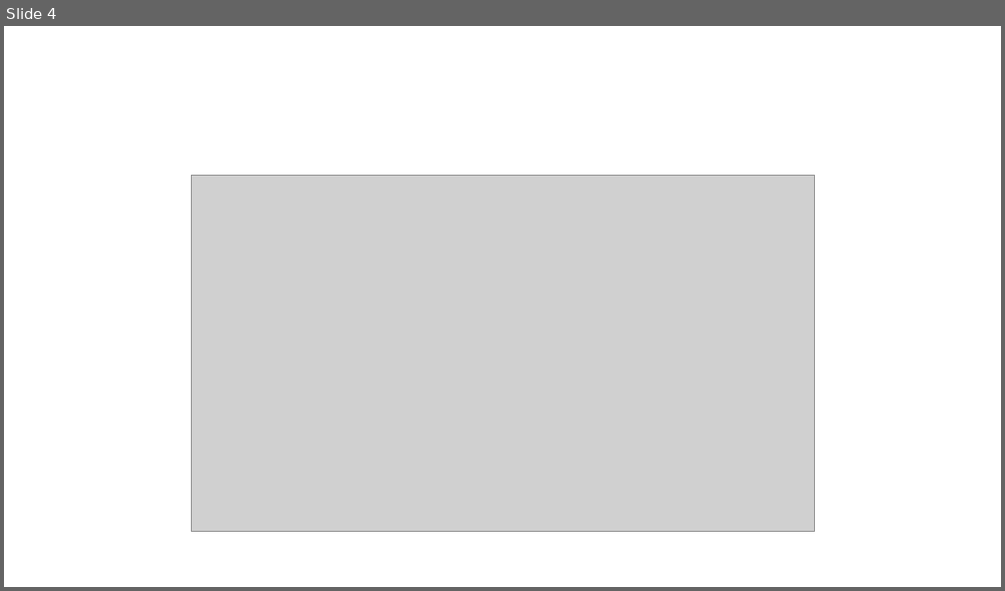
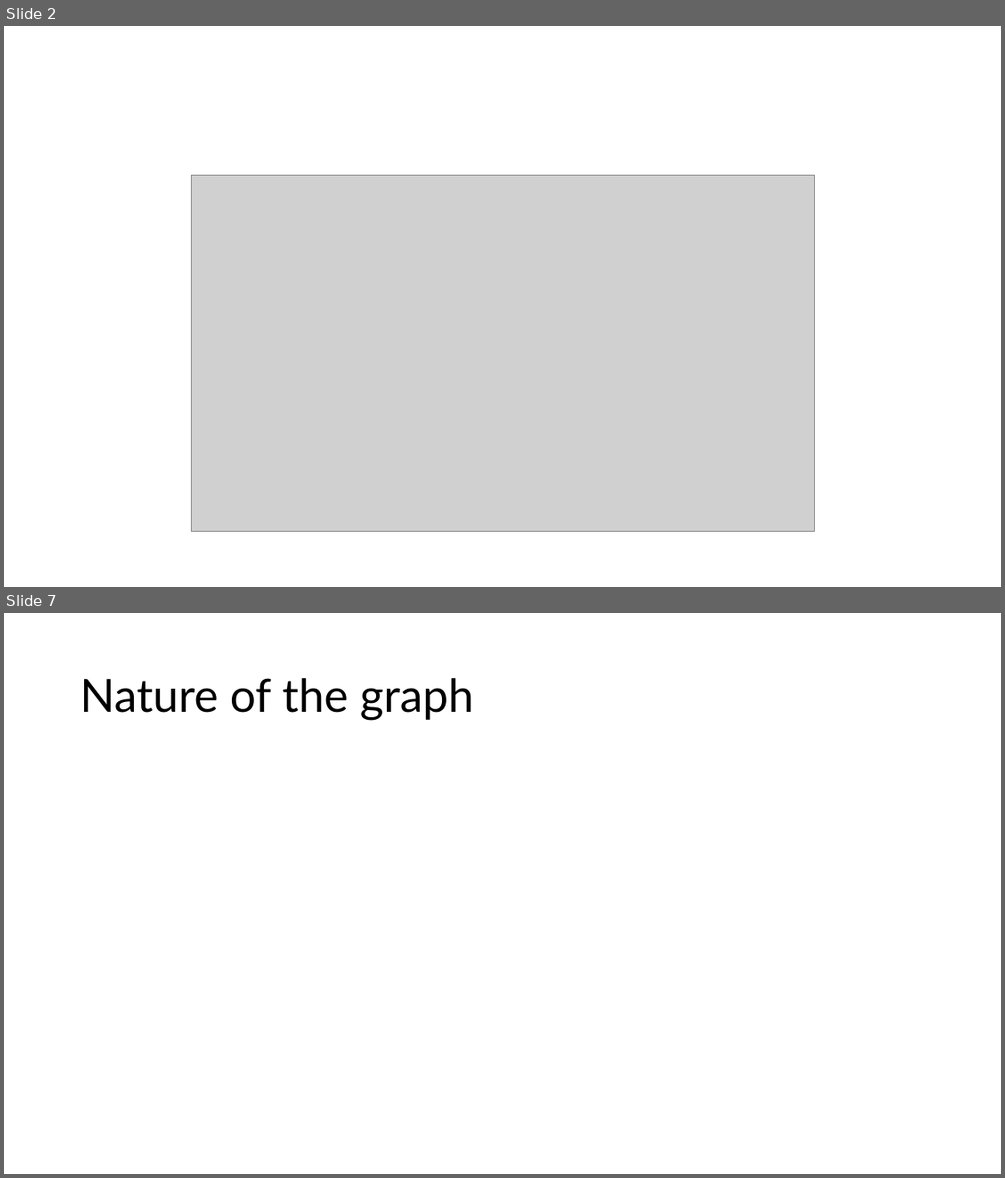
Before and after one commit to MattThePerson/SNA_Project_2024, a slide deck: Project Materials/Semiar Presentation.pptx. Shown one above the other, each under a label of ours: slide 4 before the commit, slides 2 and 7 after it; the slides between them are not shown. The pictures are 1005x591 and 1005x1178 pixels, drawn with LibreOffice and Linux fonts; fonts in the diff are those of the drawing; grey boxes stand for pictures. Boxes give left, top, right and bottom in pixels: in the first picture for what was removed or moved away, otherwise in the second. Text is boxed around its words. In the diff, an @@ line names an element or a change of style, - is before the commit and + after.

```diff
--- a/Project Materials/Semiar Presentation.pptx
+++ b/Project Materials/Semiar Presentation.pptx
@@ slide 7 added at (4, 613, 1001, 1174), background #FFFFFF @@
@@ title added at (80, 678, 474, 720), 44 pt, text #000000 @@
+Nature of the graph
@@ what was slide 4 is now slide 2 @@
```
Also in this commit, not shown: 2 slides changed, 3 other slides added, 5 other files.
